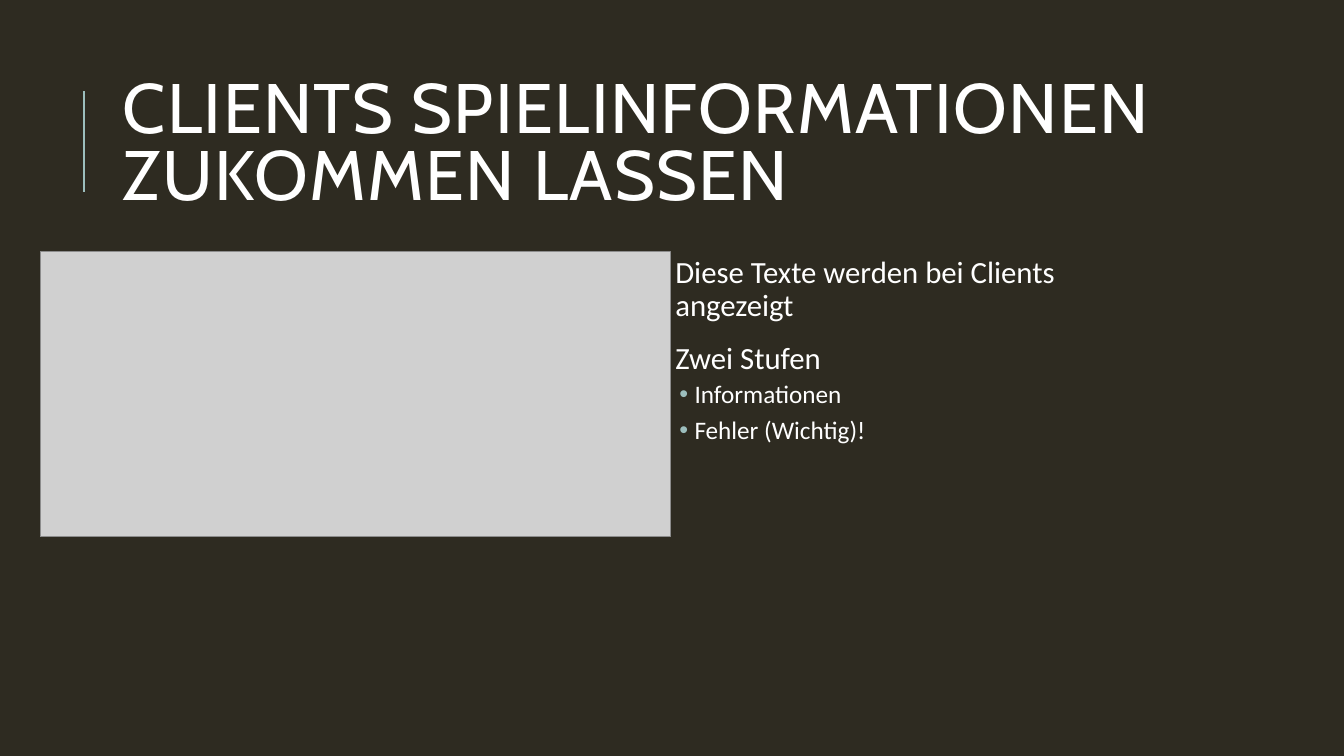
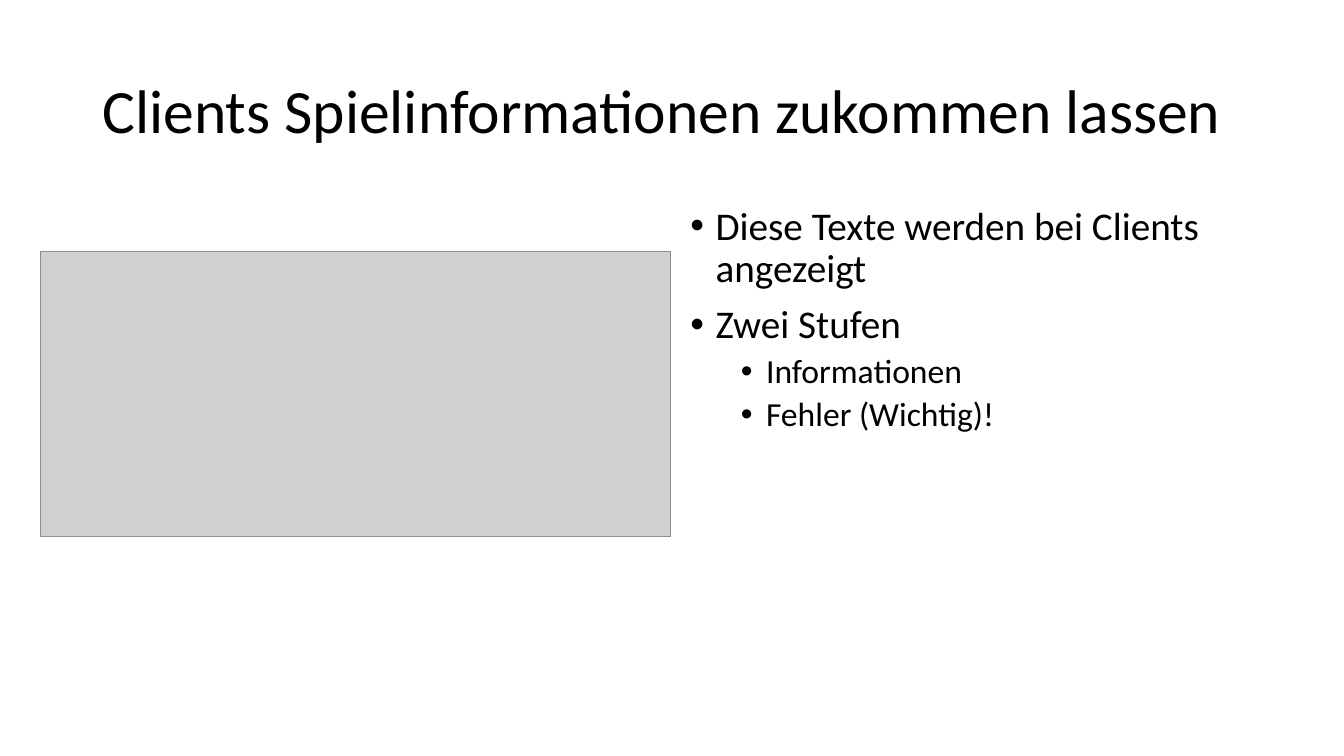
Before and after one commit to Toixinhell/Versteckies, a slide deck: slide 30 of Fangies.pptx (slide 14 before the commit). Drawn at 1344x756 pixels with LibreOffice and Linux fonts; fonts in the diff are those of the drawing; grey boxes stand for pictures. Boxes give left, top, right and bottom in pixels: in the first picture for what was removed or moved away, otherwise in the second. Text is boxed around its words. In the diff, an @@ line names an element or a change of style, - is before the commit and + after.

```diff
--- a/Fangies.pptx
+++ b/Fangies.pptx
@@ background #2E2B21 to #FFFFFF @@
@@ line removed from (84, 192) to (84, 91) @@
@@ title at <box>102,90,1221,143</box>: text changed; size 50 to 44 pt; font Cabin to Calibri; text colour #FFFFFF to #000000 @@
-CLIENTS SPIELINFORMATIONEN ZUKOMMEN LASSEN
+Clients Spielinformationen zukommen lassen
@@ text "Diese Texte werden bei Clients ...": place and size @@
-text "Diese Texte werden bei Clients ..." at <box>675,261,1055,444</box>
+text "Diese Texte werden bei Clients ..." at <box>716,212,1199,432</box>
@@ text "Diese Texte werden bei Clients ..." at <box>716,212,1199,432</box>: size 22 to 28 pt in "Diese Texte werden bei Clients angezeigt", "Zwei Stufen"; text colour #FFFFFF to #000000; size 18 to 24 pt in "Informationen", "Fehler (Wichtig)!"; bullet   to •; less space between paragraphs; indent changed @@
```
Also in this commit, not shown: 13 other slides changed, 19 slides added, 2 slides removed.
